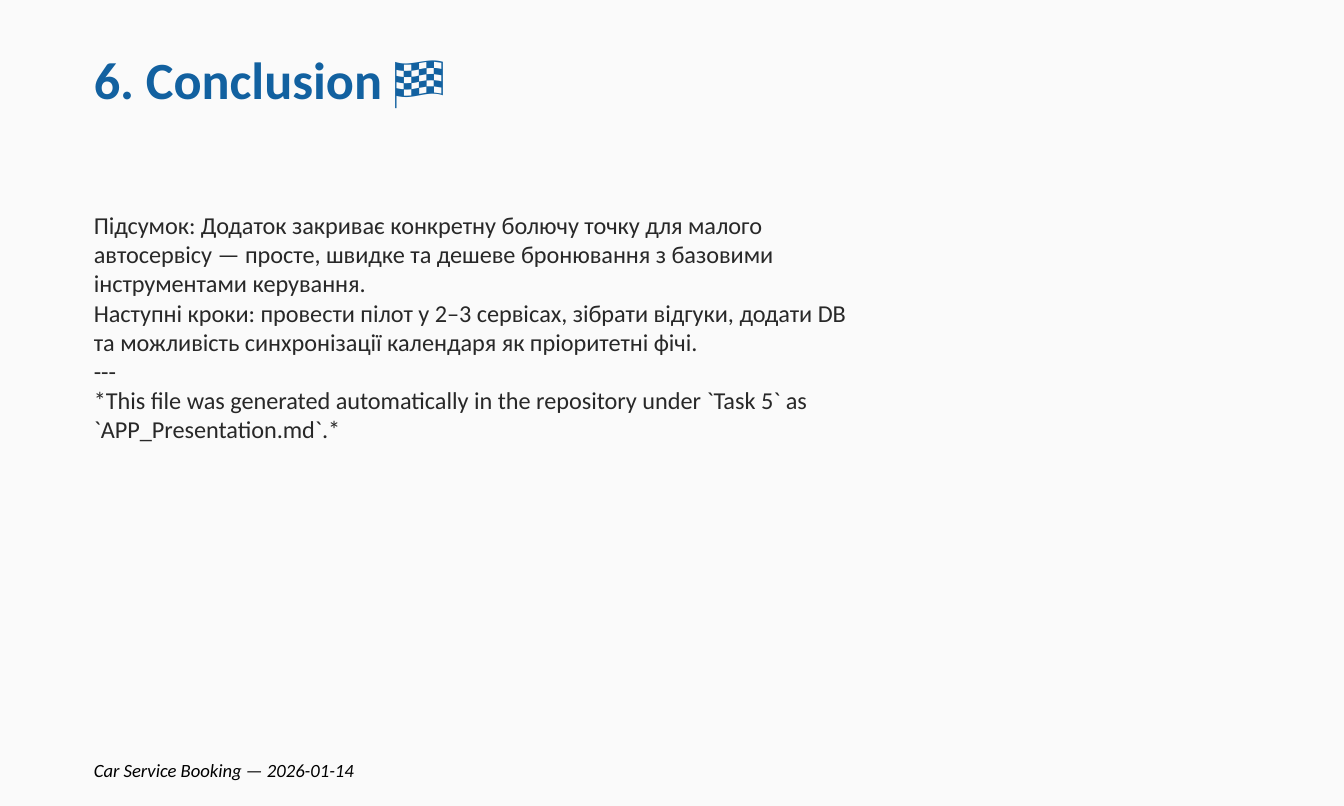
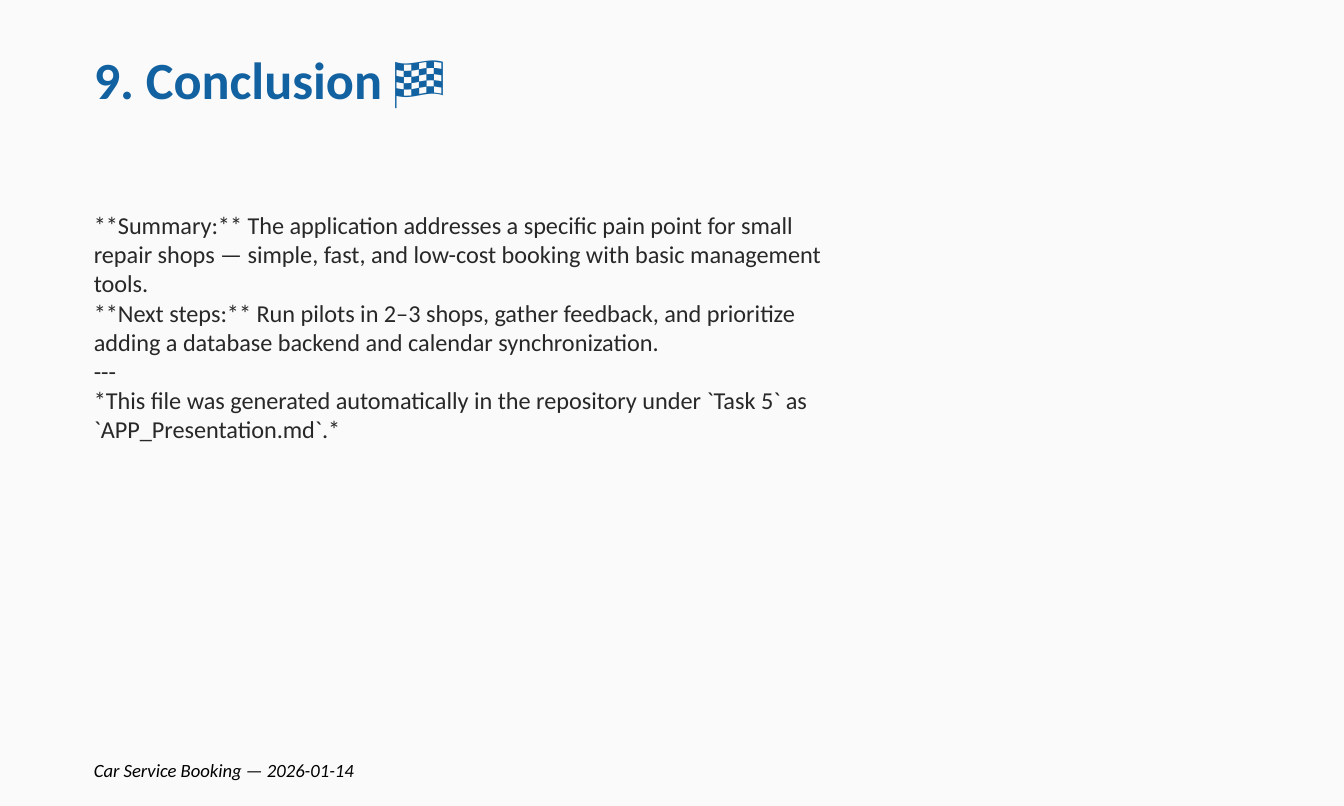
Before and after one commit to Maks1Shpak/ISMA_Programming_for_Data_Science, a slide deck: slide 11 of Task 5/APP_Presentation.pptx. Drawn at 1344x806 pixels with LibreOffice and Linux fonts; fonts in the diff are those of the drawing. Boxes give left, top, right and bottom in pixels: in the first picture for what was removed or moved away, otherwise in the second. Text is boxed around its words. In the diff, an @@ line names an element or a change of style, - is before the commit and + after.

```diff
--- a/Task 5/APP_Presentation.pptx
+++ b/Task 5/APP_Presentation.pptx
@@ text at <box>94,62,382,100</box>: text changed @@
-6. Conclusion 🏁
+9. Conclusion 🏁
@@ text at <box>94,217,821,355</box>: text changed @@
-Підсумок: Додаток закриває конкретну болючу точку для малого автосервісу — просте, швидке та дешеве бронювання з базовими інструментами керування.
-Наступні кроки: провести пілот у 2–3 сервісах, зібрати відгуки, додати DB та можливість синхронізації календаря як пріоритетні фічі.
+**Summary:** The application addresses a specific pain point for small repair shops — simple, fast, and low-cost booking with basic management tools.
+**Next steps:** Run pilots in 2–3 shops, gather feedback, and prioritize adding a database backend and calendar synchronization.
```
Also in this commit, not shown: 1 other slide changed, 11 other files.
